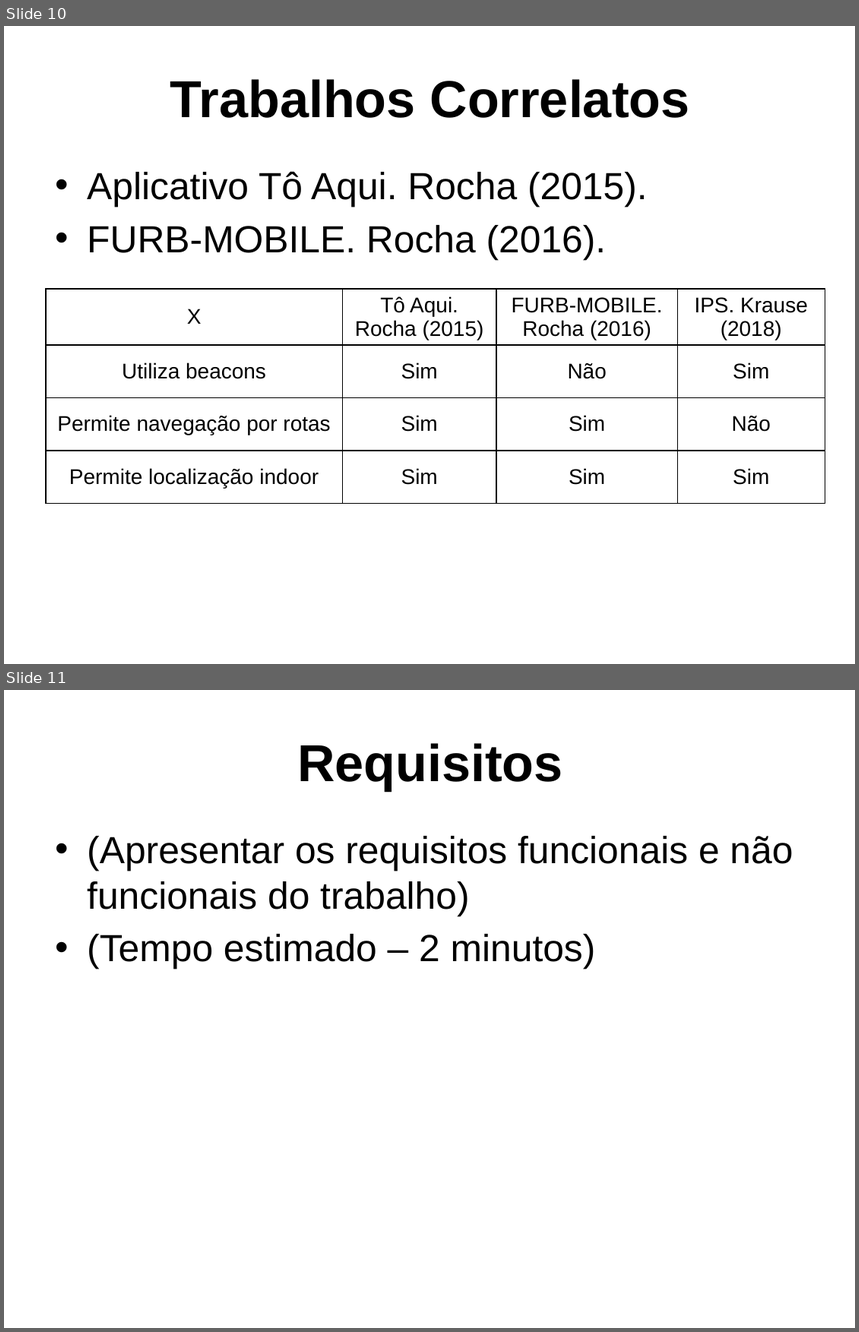
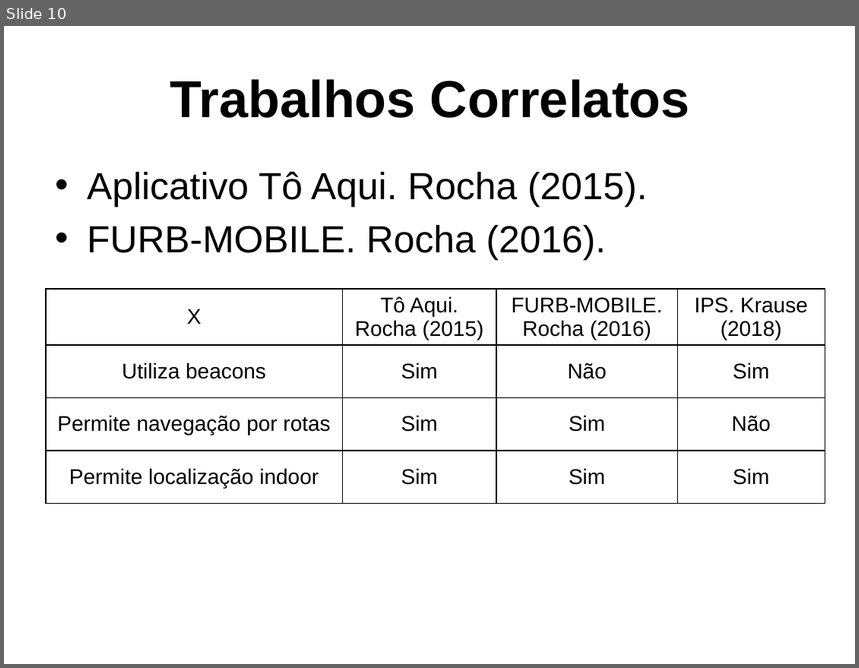
Before and after one commit to dalton-reis/tcc_bcc_2018_2_drkrause_DjonathanRafaelKrause, a slide deck: Textos/ApresentacaoTCC-DjonathanKrause.pptx. Shown one above the other, each under a label of ours: slides 10 and 11 before the commit, slide 10 after it. The pictures are 859x1332 and 859x668 pixels, drawn with LibreOffice and Linux fonts; fonts in the diff are those of the drawing; background and template pictures are left out. Boxes give left, top, right and bottom in pixels: in the first picture for what was removed or moved away, otherwise in the second. Text is boxed around its words. In the diff, an @@ line names an element or a change of style, - is before the commit and + after.

```diff
--- a/Textos/ApresentacaoTCC-DjonathanKrause.pptx
+++ b/Textos/ApresentacaoTCC-DjonathanKrause.pptx
@@ slide 11 removed at (4, 690, 855, 1328), background picture (left out) @@
@@ title removed at (297, 743, 563, 791) @@
-Requisitos
@@ text removed at (87, 836, 793, 970) @@
-• (Apresentar os requisitos funcionais e não funcionais do trabalho)
-• (Tempo estimado – 2 minutos)
```
Also in this commit, not shown: 5 slides changed, 13 slides added, 3 other slides removed, 1 other file.
